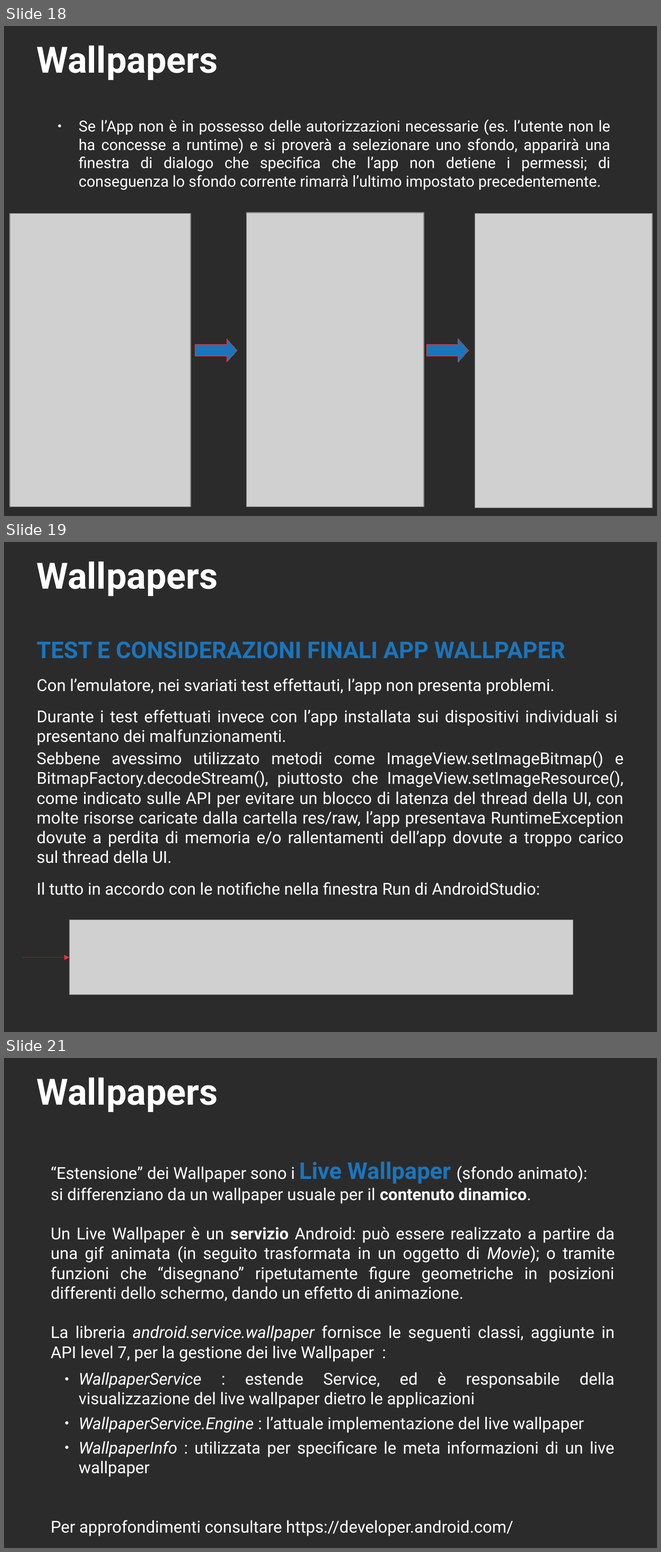
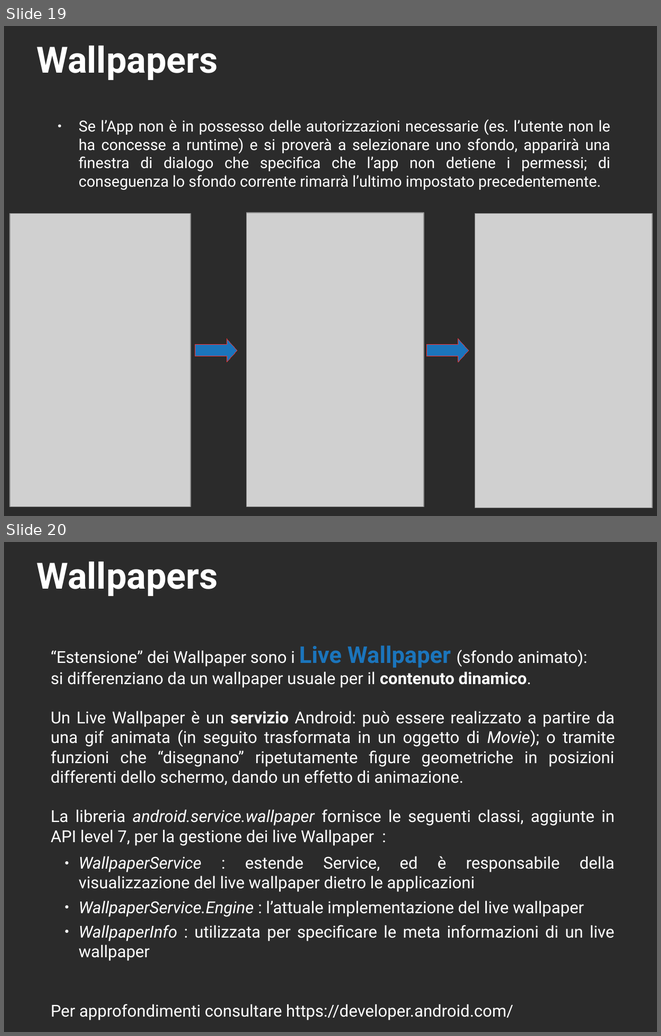
Before and after one commit to 0088024/Wallpaper_v4, a slide deck: ESONERO_WALLPAPERS_FPR-IOL2018(3).odp. Shown one above the other, each under a label of ours: slides 18, 19 and 21 before the commit, slides 19 and 20 after it; the slides between them are not shown. The pictures are 661x1552 and 661x1036 pixels, drawn with LibreOffice and Linux fonts; fonts in the diff are those of the drawing; grey boxes stand for pictures; background and template pictures are left out; a plain dark background stands for a picture behind light text. Boxes give left, top, right and bottom in pixels: in the first picture for what was removed or moved away, otherwise in the second. Text is boxed around its words. In the diff, an @@ line names an element or a change of style, - is before the commit and + after.

```diff
--- a/ESONERO_WALLPAPERS_FPR-IOL2018(3).odp
+++ b/ESONERO_WALLPAPERS_FPR-IOL2018(3).odp
@@ slide 19 removed at [4, 542, 657, 1032], background picture (left out) @@
@@ title removed at [37, 561, 218, 596] @@
-Wallpapers
@@ text removed at [37, 641, 624, 895] @@
-TEST E CONSIDERAZIONI FINALI APP WALLPAPER
-Con l’emulatore, nei svariati test effettauti, l’app non presenta problemi.
-Durante i test effettuati invece con l’app installata sui dispositivi individuali si presentano dei malfunzionamenti.
-Sebbene avessimo utilizzato metodi come ImageView.setImageBitmap() e BitmapFactory.decodeStream(), piuttosto che ImageView.setImageResource(), come indicato sulle API per evitare un blocco di latenza del thread della UI, con molte risorse caricate dalla cartella res/raw, l’app presentava RuntimeException dovute a perdita di memoria e/o rallentamenti dell’app dovute a troppo carico sul thread della UI.
-Il tutto in accordo con le notifiche nella finestra Run di AndroidStudio:
@@ picture removed at [69, 920, 573, 995] @@
@@ arrow removed from (23, 958) to (69, 958) @@
@@ what was slide 18 is now slide 19 @@
@@ what was slide 21 is now slide 20 @@
```
Also in this commit, not shown: 5 slides changed, 1 slide added, 1 other slide removed.
